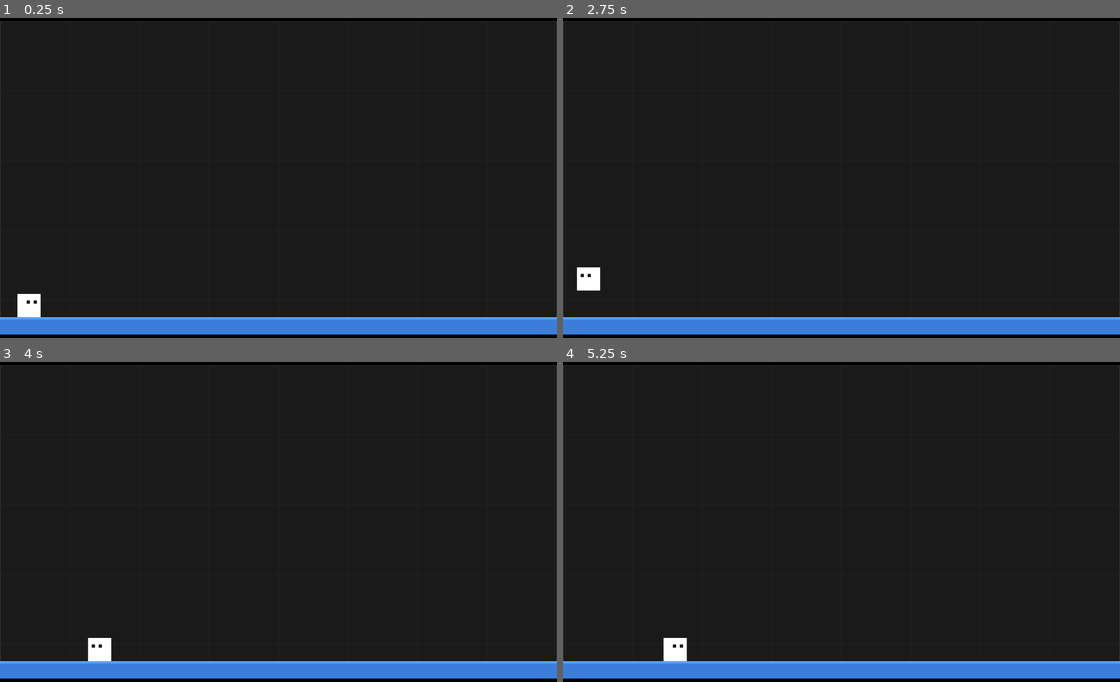
Above: before the commit, frames 1-4 (two rows, left to right).
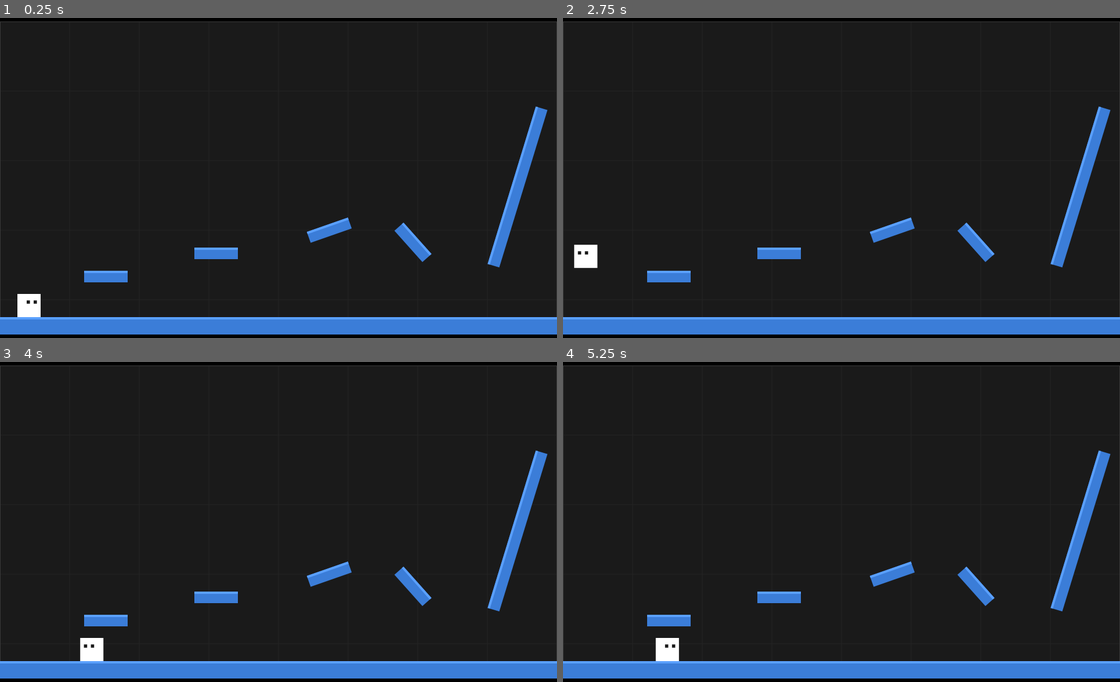
Above: after the commit, the same moments.

Repository: oleg-ryzhov/game-off-2026-shift
Game: browser game, page index.html
The game is run twice, just before and just after one commit, with the same random seed, the same clock (stepped at 60 frames per second) and the same inputs.
Inputs:
- Up to frame 1 (0.25 s): no input
- Up to frame 2 (2.75 s): hold Right 1.03-1.53 s; hold Down 1.58-1.85 s; hold Left 1.9-2.47 s; tap Space at 2.52 s; hold Up from 2.52 s (still down)
- Up to frame 3 (4 s): release Up at 2.82 s; hold Right 2.87-3.53 s; hold Up 3.58-3.82 s; hold Left from 3.87 s (still down)
- Up to frame 4 (5.25 s): release Left at 4.3 s; hold Down 4.35-4.68 s; hold Right 4.73-5.23 s

The runs differ from the first frame. In frame 1, 2.3% of the frame differs, in the area x 15-99%, y 27-83%; in frame 2, 2.9%, in the area x 1-99%, y 27-86%; in frame 3, 2.5%; in frame 4, 2.6%.

Commit message:
Fix jump calculation bug and create a test level

Diff:
--- a/game.js
+++ b/game.js
@@ -28,7 +28,13 @@
 const level = [
     {
         blocks: [
-            { x: 0, y: WORLD_HEIGHT - 60, width: WORLD_WIDTH, height: 60, rotation: 0 }
+            { x: 0, y: WORLD_HEIGHT - 60, width: WORLD_WIDTH, height: 60, rotation: 0 },
+            { x: 0, y: 5340, width: 9600, height: 60, rotation: 0 },
+            { x: 290, y: 5180, width: 150, height: 40, rotation: 0 },
+            { x: 670, y: 5100, width: 150, height: 40, rotation: 0 },
+            { x: 1060, y: 5020, width: 150, height: 40, rotation: -19.3 },
+            { x: 1351, y: 5061, width: 145, height: 42, rotation: 48.3 },
+            { x: 1500, y: 4870, width: 568, height: 42, rotation: -73 },
         ]
     }
 ];
@@ -115,10 +121,12 @@
             this.velY -= vDotN * ny;
         }
 
-        const spd = Math.hypot(this.velX, this.velY);
-        if (spd > SLOPE_MAX_SPEED) {
-            this.velX *= SLOPE_MAX_SPEED / spd;
-            this.velY *= SLOPE_MAX_SPEED / spd;
+        if (slopeActive) {
+            const spd = Math.hypot(this.velX, this.velY);
+            if (spd > SLOPE_MAX_SPEED) {
+                this.velX *= SLOPE_MAX_SPEED / spd;
+                this.velY *= SLOPE_MAX_SPEED / spd;
+            }
         }
 
         this.x += this.velX;
